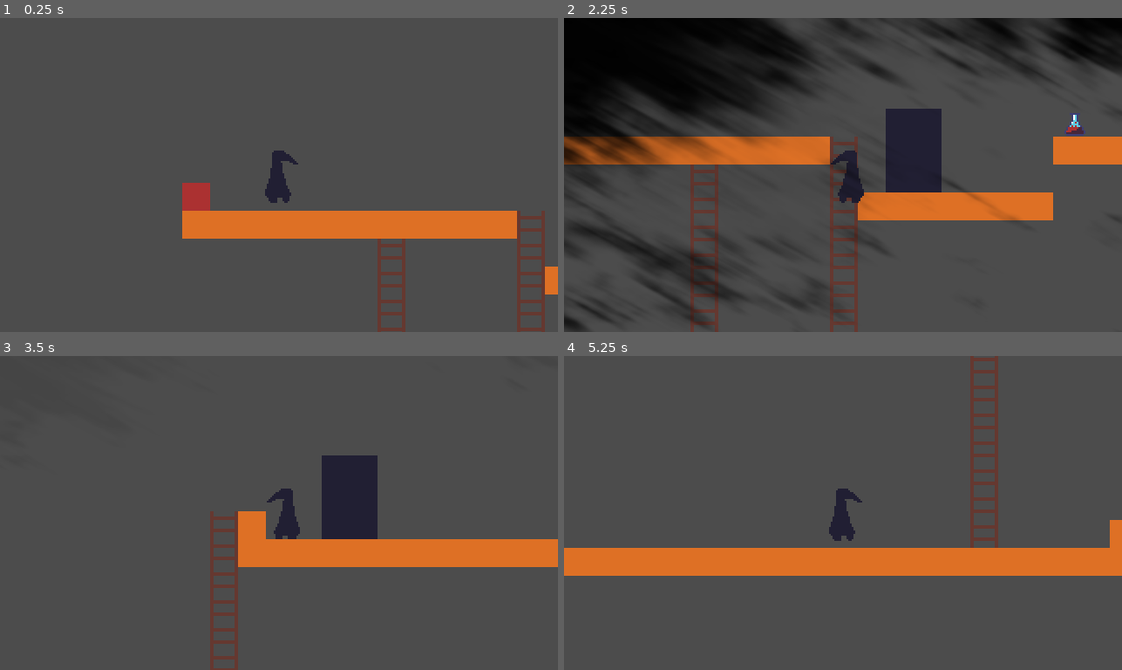
Above: before the commit, frames 1-4 (two rows, left to right).
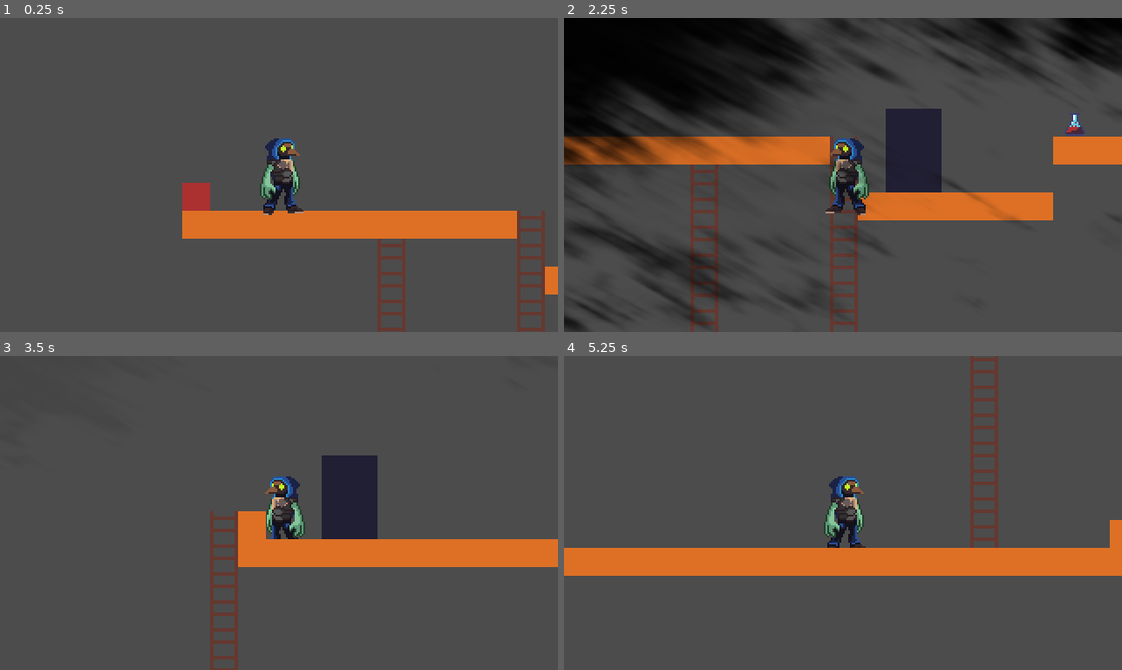
Above: after the commit, the same moments.

Repository: LainFenrir/Plague-Game
Game: Godot game, scene res://src/Test/TestRoom.tscn
Two runs of this game, one before a commit and one after it. Both use one fixed random seed, a clock stepped at 60 frames per second and the inputs below.
Inputs (mouse positions are in pixels of both pictures, inside the frame that each line leads up to):
- Up to frame 1 (0.25 s): no input
- Up to frame 2 (2.25 s): move the mouse to (965, 159) at 0.52 s; hold D (move_right) 0.53-1.25 s; hold Z (interact) 0.53-1.25 s; click (965, 159) at 0.67 s; tap Space (jump) at 0.77 s; drag from (731, 190) to (1021, 178) at 1.27 s; tap Enter at 2 s; move the mouse to (898, 105) at 2.02 s; hold A (move_left) from 2.03 s (still down); hold Z (interact) from 2.03 s (still down)
- Up to frame 3 (3.5 s): release A (move_left) at 2.75 s; release Z (interact) at 2.75 s; drag from (251, 575) to (111, 465) at 2.77 s
- Up to frame 4 (5.25 s): move the mouse to (1010, 560) at 3.52 s; hold D (move_right) 3.53-4.25 s; hold Z (interact) 3.53-4.25 s; tap Space (jump) at 3.77, 5 s; drag from (675, 465) to (759, 434) at 4.27 s; move the mouse to (870, 513) at 5.02 s; hold D (move_right) from 5.03 s (still down); hold Z (interact) from 5.03 s (still down); click (870, 513) at 5.17 s

The runs differ from the first frame. In frame 1, 1.0% of the frame differs, in the area x 46-55%, y 38-63%; in frame 2, 0.9%; in frame 3, 0.8%; in frame 4, 0.9%.

Commit message:
Move asset files out of the project folder

Diff:
--- a/game/src/Actors/Player/Player.tscn
+++ b/game/src/Actors/Player/Player.tscn
@@ -1,7 +1,7 @@
 [gd_scene load_steps=16 format=2]
 
 [ext_resource path="res://src/Actors/Player/Player.gd" type="Script" id=1]
-[ext_resource path="res://assets/Images/plague_doctor.png" type="Texture" id=2]
+[ext_resource path="res://assets/Images/plague_doctor_test1.png" type="Texture" id=2]
 [ext_resource path="res://src/Systems/StateMachine/StateMachine.gd" type="Script" id=3]
 [ext_resource path="res://src/Actors/Player/States/Move.gd" type="Script" id=4]
 [ext_resource path="res://src/Actors/Player/States/Air.gd" type="Script" id=5]
--- a/game/src/Actors/Player/PlayerState.gd
+++ b/game/src/Actors/Player/PlayerState.gd
@@ -34,6 +34,7 @@
 func set_is_interactable(value: bool,object_name:String):
 	is_interactable = value
 	interactable_object = object_name
+	print(interactable_object)
 
 
 func set_can_climb(value: bool,pos: Vector2):
--- a/game/src/Actors/Player/States/Interact.gd
+++ b/game/src/Actors/Player/States/Interact.gd
@@ -23,6 +23,7 @@
 
 
 func exit() -> void:
+	Signals.disconnect(Signals.INTERACTION_FINISHED, self, "finish_interaction")
 	pass
 
 
--- a/game/src/Actors/Player/States/Move.gd
+++ b/game/src/Actors/Player/States/Move.gd
@@ -1,5 +1,5 @@
 extends PlayerState
-#* Move parent state for movement states[Idle,Run,Air,Climb]
+#* Move parent state for movement states[Idle,Run,Air,Climb,Stagger]
 #* general class that has common functions used by all classes that deal with movement
 
 const FLOOR_NORMAL = Vector2.UP
@@ -16,11 +16,13 @@
 	if event.is_action_pressed("interact") and is_interactable and owner.is_on_floor():
 		_state_machine.transition_to(states.interact)
 	self.check_climb_input(event)
+	pass
 
 
 func physics_process(delta: float) -> void:
 	self.flip_sprite()
 	owner.velocity = self.move_with_gravity(delta, owner.velocity)
+	pass
 
 
 func process(delta: float) -> void:
@@ -69,6 +71,7 @@
 		owner.get_node("Sprite").flip_h = true
 	elif direction == 1:
 		owner.get_node("Sprite").flip_h = false
+	pass
 
 
 func check_climb_input(event:InputEvent):
@@ -77,3 +80,4 @@
 			_state_machine.transition_to(states.climb)
 		if event.is_action_pressed("move_up") and not owner.ray_plataform.is_colliding():
 			_state_machine.transition_to(states.climb)
+	pass
--- a/game/src/Actors/Player/States/Stagger.gd
+++ b/game/src/Actors/Player/States/Stagger.gd
@@ -1,4 +1,5 @@
 extends PlayerState
+#* Stagger is responsible for the player knockback when on contact with an enemy or hazard
 
 #### Interface Methods ####
 func unhandled_input(event: InputEvent) -> void:
--- /dev/null
+++ b/game/src/Systems/Autoload/Health.gd
@@ -0,0 +1 @@
+extends Node
--- a/game/src/Systems/Interact/Teleport/Teleporter.gd
+++ b/game/src/Systems/Interact/Teleport/Teleporter.gd
@@ -7,11 +7,13 @@
 
 ##### Signals ####
 func _on_body_entered(body: Player) -> void:
+	print("entered")
 	body_entered()
 	pass
 
 
 func _on_body_exited(body: Player) -> void:
+	print("out")
 	body_exited()
 	pass
 
--- a/game/src/Test/TestRoom.tscn
+++ b/game/src/Test/TestRoom.tscn
@@ -32,9 +32,12 @@
 
 [node name="Ladder" parent="Ladders" instance=ExtResource( 6 )]
 position = Vector2( 391.982, 64.6024 )
+platform_type = 1
+ladder_size = 6
 
 [node name="Ladder2" parent="Ladders" instance=ExtResource( 6 )]
 position = Vector2( 200.134, 80.7361 )
+platform_type = 1
 ladder_size = 11
 
 [node name="Ladder3" parent="Ladders" instance=ExtResource( 6 )]
Binary file removed: game/assets/Images/item_placeholder.aseprite
Binary file removed: game/assets/Images/plague_doctor.aseprite
Binary file added: game/assets/Images/plague_doctor_test1.png
Not shown, added: game/assets/Images/plague_doctor_test1.png.import
Binary file added: game/assets/Images/plague_doctor_test2-1.png
Not shown, added: game/assets/Images/plague_doctor_test2-1.png.import
Binary file added: game/assets/Images/plague_doctor_test2-2.png
Not shown, added: game/assets/Images/plague_doctor_test2-2.png.import
Binary file added: game/assets/Images/plague_doctor_test2.png
Not shown, added: game/assets/Images/plague_doctor_test2.png.import
Binary file added: game/assets/Images/plague_doctor_test3.png
Not shown, added: game/assets/Images/plague_doctor_test3.png.import
(and 12 more such lines)
